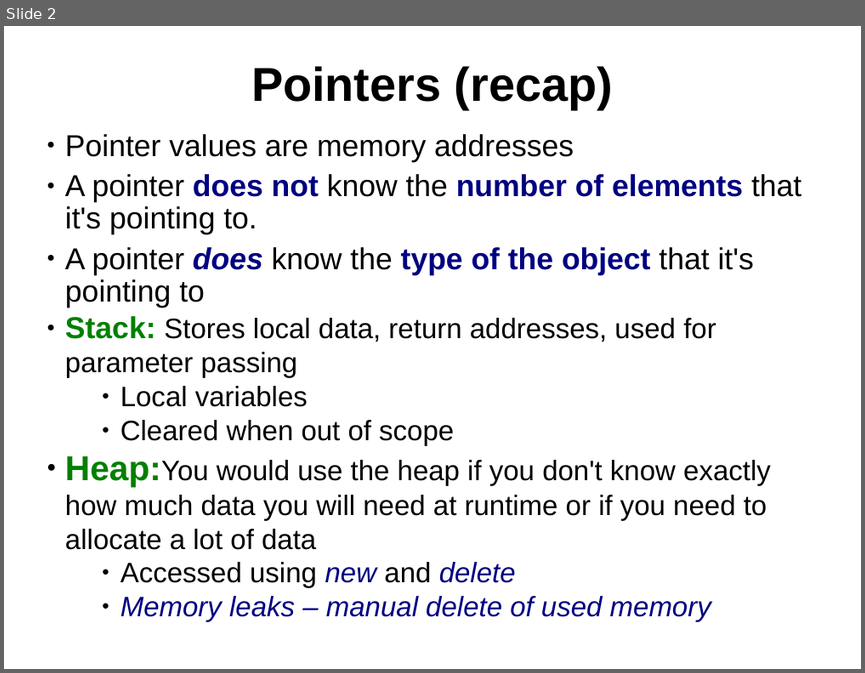
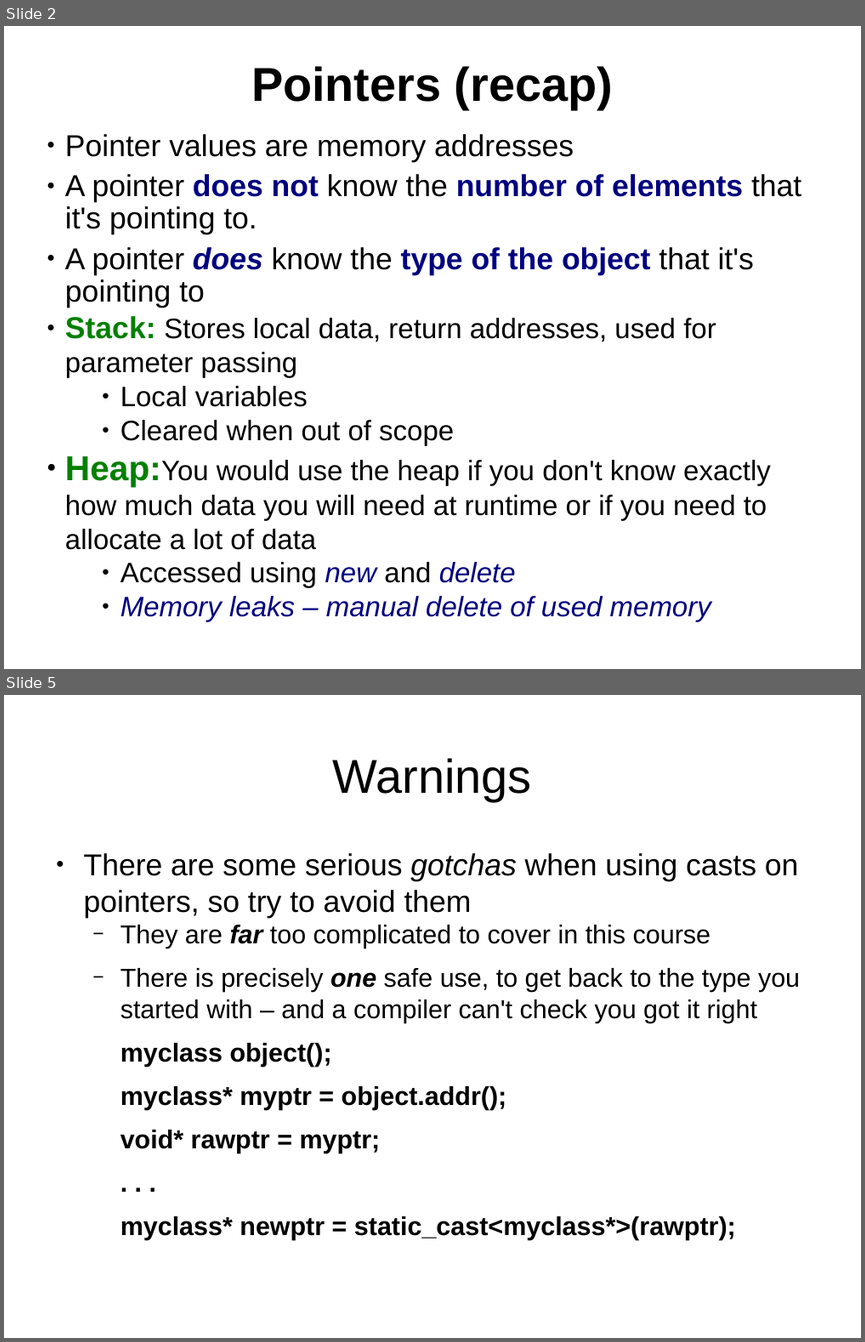
Before and after one commit to kks32/cpp-software-development, a slide deck: Ex7_Pointers_II/Ex7_Pointers-II.odp. Shown one above the other, each under a label of ours: slide 2 before the commit, slides 2 and 5 after it; the slides between them are not shown. The pictures are 865x673 and 865x1342 pixels, drawn with LibreOffice and Linux fonts; fonts in the diff are those of the drawing. Boxes give left, top, right and bottom in pixels: in the first picture for what was removed or moved away, otherwise in the second. Text is boxed around its words. In the diff, an @@ line names an element or a change of style, - is before the commit and + after.

Commit message:
void* and Ex6 - Warnings

```diff
--- a/Ex7_Pointers_II/Ex7_Pointers-II.odp
+++ b/Ex7_Pointers_II/Ex7_Pointers-II.odp
@@ slide 5 added at [4,695,861,1338], background #FFFFFF @@
@@ title added at [333,758,532,801], 44 pt, text #000000 @@
+Warnings
@@ text added at [84,853,800,1153], 24 pt, text #000000 @@
+● There are some serious gotchas when using casts on pointers, so try to avoid them
+  − They are far too complicated to cover in this course
+  − There is precisely one safe use, to get back to the type you started with – and a compiler can't check you got it right
+  myclass object();
+  myclass* myptr = object.addr();
+  void* rawptr = myptr;
+  . . .
+  myclass* newptr = static_cast<myclass*>(rawptr);
```
Also in this commit, not shown: 4 other slides added, 3 other files.
